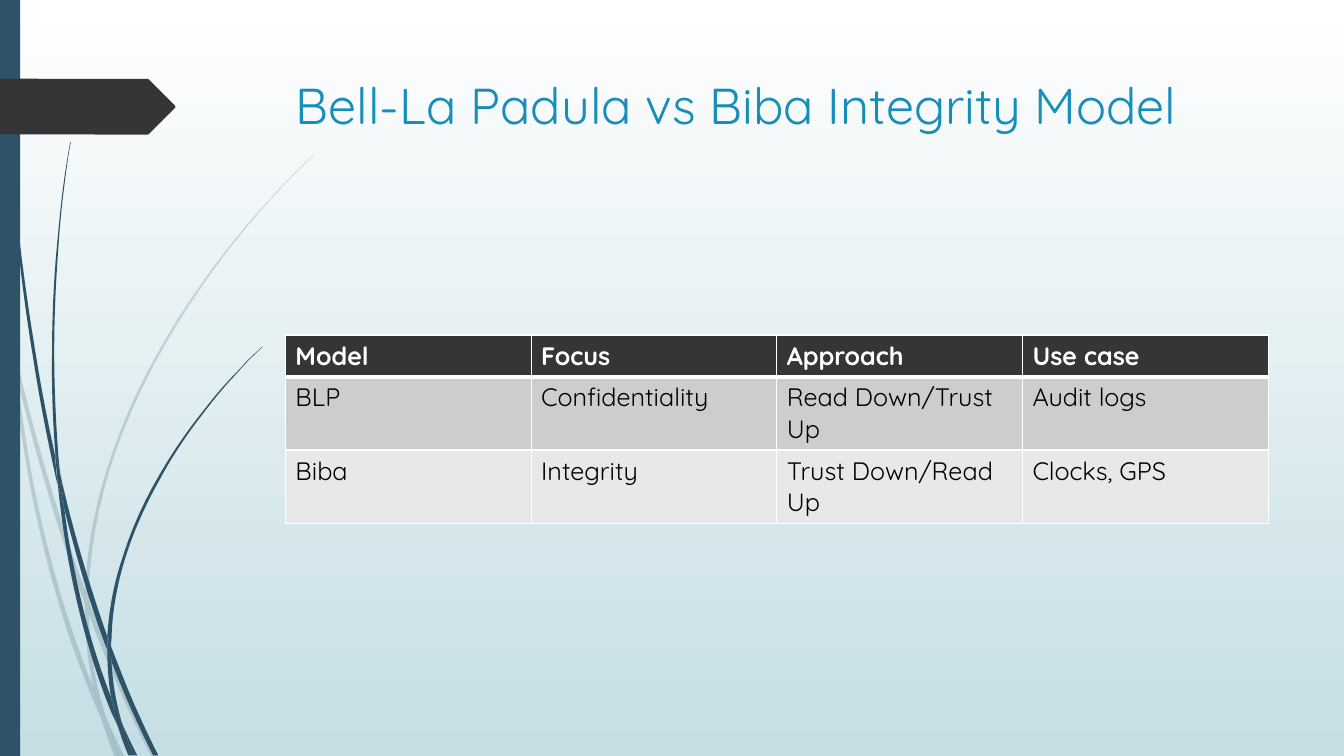
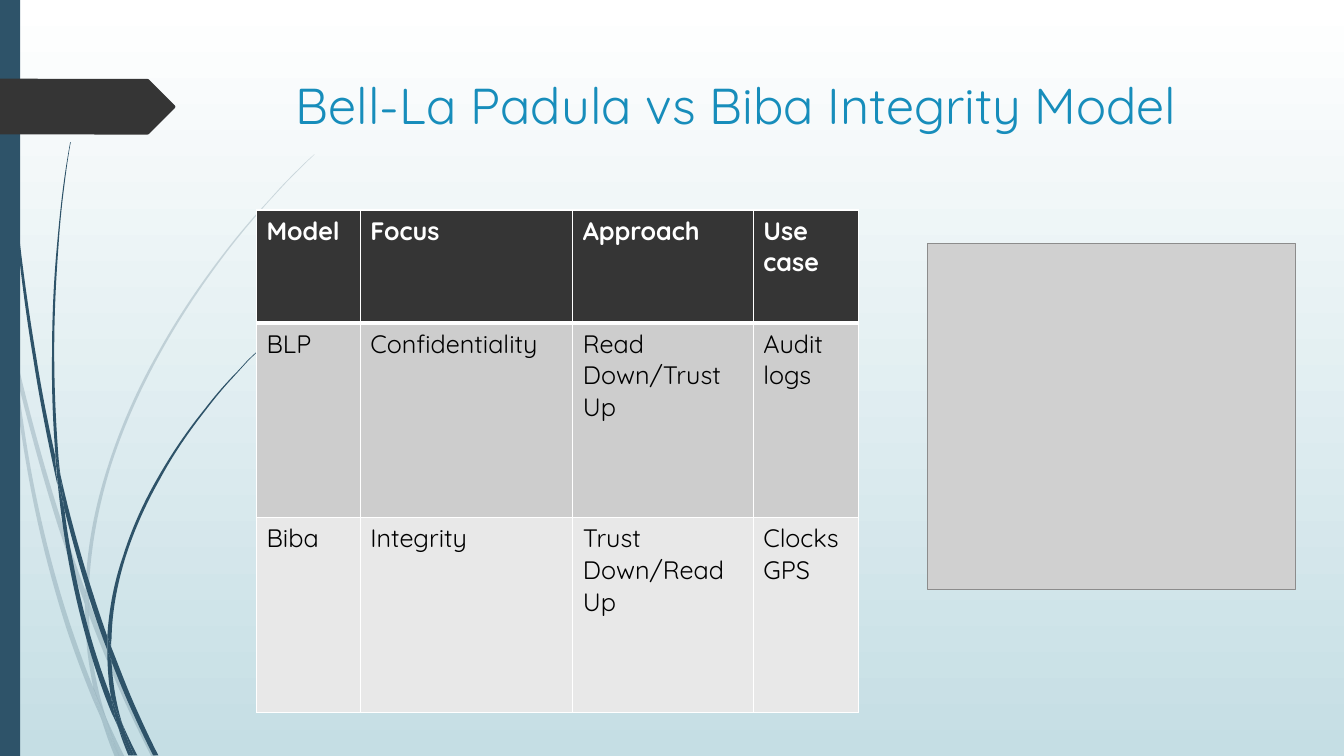
Before and after one commit to dr-natetorious/TIM-7030-Managing_Risks_and_Privacy, a slide deck: slide 5 of Week5_CloudThreats/BachmeierNTIM7030-5.pptx. Drawn at 1344x756 pixels with LibreOffice and Linux fonts; fonts in the diff are those of the drawing; grey boxes stand for pictures. Boxes give left, top, right and bottom in pixels: in the first picture for what was removed or moved away, otherwise in the second. Text is boxed around its words. In the diff, an @@ line names an element or a change of style, - is before the commit and + after.

```diff
--- a/Week5_CloudThreats/BachmeierNTIM7030-5.pptx
+++ b/Week5_CloudThreats/BachmeierNTIM7030-5.pptx
@@ table at <box>256,210,858,713</box> @@
-row 3, column 4: Clocks, GPS
+row 3, column 4: ClocksGPS
@@ table: place and size @@
-table at <box>285,335,1269,520</box>
+table at <box>256,210,858,713</box>
@@ picture added at <box>928,243,1296,590</box> @@
```
Also in this commit, not shown: 1 other slide changed, 1 other file.
